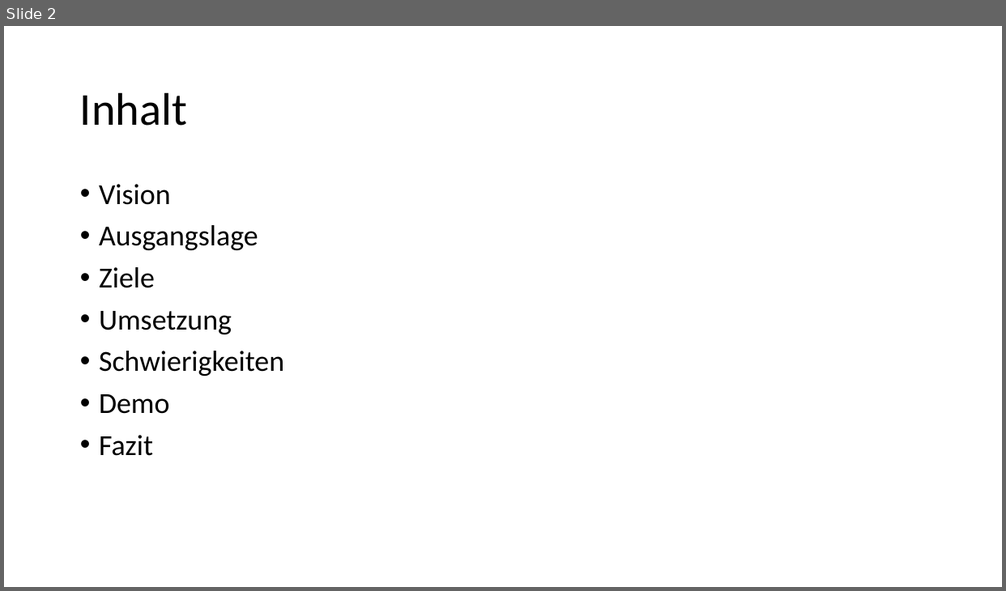
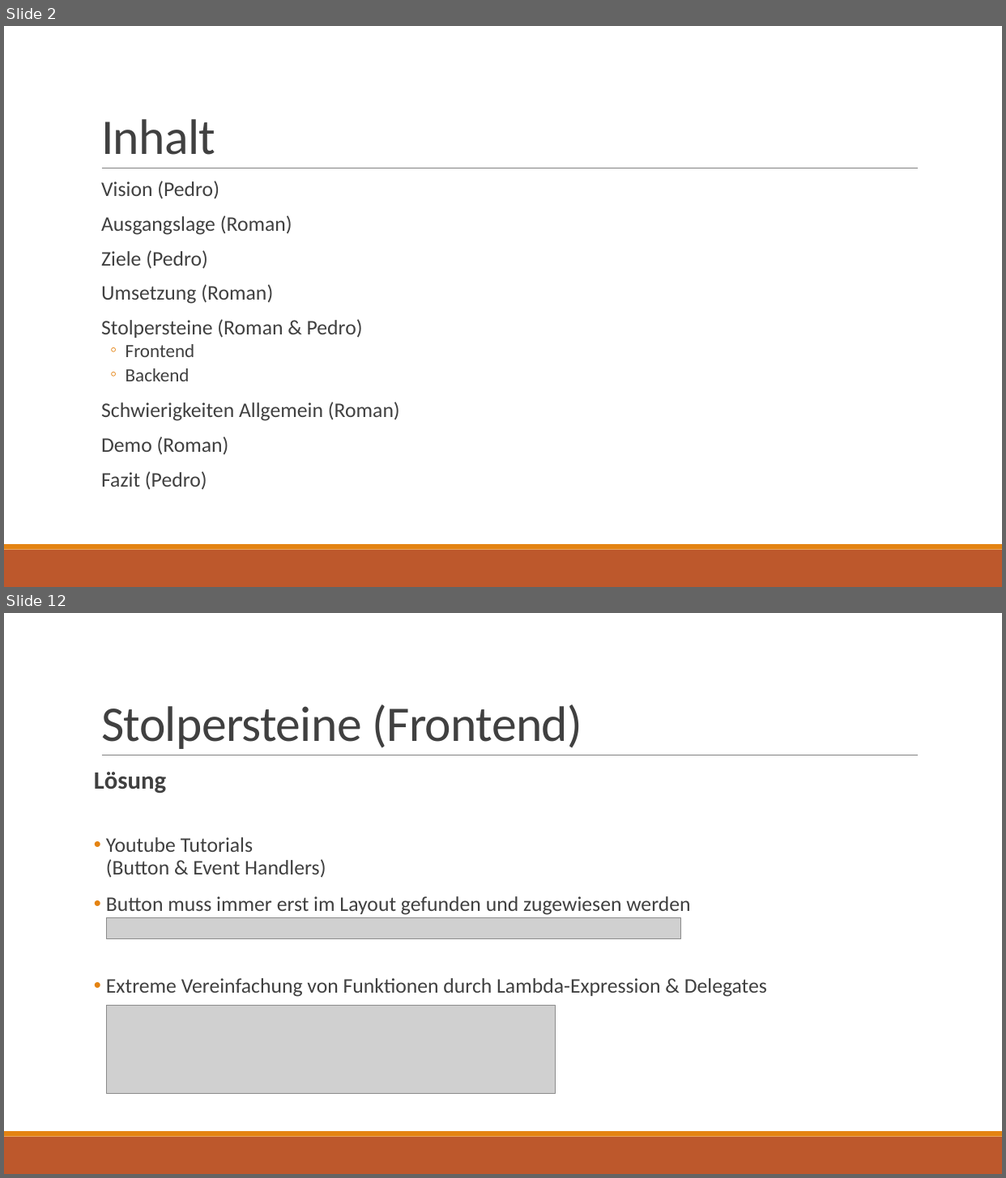
Before and after one commit to HolzbaumStudios/CookBook, a slide deck: Docs/Präsentation_Kochbuch.pptx. Shown one above the other, each under a label of ours: slide 2 before the commit, slides 2 and 12 after it; the slides between them are not shown. The pictures are 1006x591 and 1006x1178 pixels, drawn with LibreOffice and Linux fonts; fonts in the diff are those of the drawing; grey boxes stand for pictures. Boxes give left, top, right and bottom in pixels: in the first picture for what was removed or moved away, otherwise in the second. Text is boxed around its words. In the diff, an @@ line names an element or a change of style, - is before the commit and + after.

Commit message:
Praesentation
+ Teil Roman Präsi

```diff
--- a/Docs/Präsentation_Kochbuch.pptx
+++ b/Docs/Präsentation_Kochbuch.pptx
@@ slide 12 added at (4,613,1002,1174), background #FFFFFF; not listed: 3 template elements that a slide beside it also shows @@
@@ title added at (101,705,582,749), 48 pt, text #404040 @@
+Stolpersteine (Frontend)
@@ text added at (94,772,767,997), 20 pt, text #404040 @@
+Lösung
+• Youtube Tutorials
+  (Button & Event Handlers)
+• Button muss immer erst im Layout gefunden und zugewiesen werden
+• Extreme Vereinfachung von Funktionen durch Lambda-Expression & Delegates
@@ picture added at (107,918,681,939) @@
@@ picture added at (107,1005,555,1093) @@
@@ slide 2 changed as well @@
@@ title "Inhalt": place and size @@
-title "Inhalt" at (80,92,187,126)
+title "Inhalt" at (101,119,215,155)
@@ title "Inhalt" at (101,119,215,155): size 44 to 48 pt, text colour #000000 to #404040, letter spacing 0 to -0.5 pt; line spacing 0.9 to 0.85; vertical alignment middle to bottom @@
@@ line added from (102, 169) to (918, 169), #808080 0.5 pt @@
@@ text at (101,181,400,490): text changed; size 28 to 20 pt; text colour #000000 to #404040 @@
-• Vision
-• Ausgangslage
-• Ziele
-• Umsetzung
-• Schwierigkeiten
-• Demo
-• Fazit
+  Vision (Pedro)
+  Ausgangslage (Roman)
+  Ziele (Pedro)
+  Umsetzung (Roman)
+  Stolpersteine (Roman & Pedro)
+  ◦ Frontend
+  ◦ Backend
+  Schwierigkeiten Allgemein (Roman)
+  Demo (Roman)
+  Fazit (Pedro)
@@ rectangle added at (4,550,1002,587), fill #BD582C @@
@@ rectangle added at (4,544,1002,550), fill #E48312 @@
```
Also in this commit, not shown: 1 other slide changed, 12 other slides added, 2 other files.
